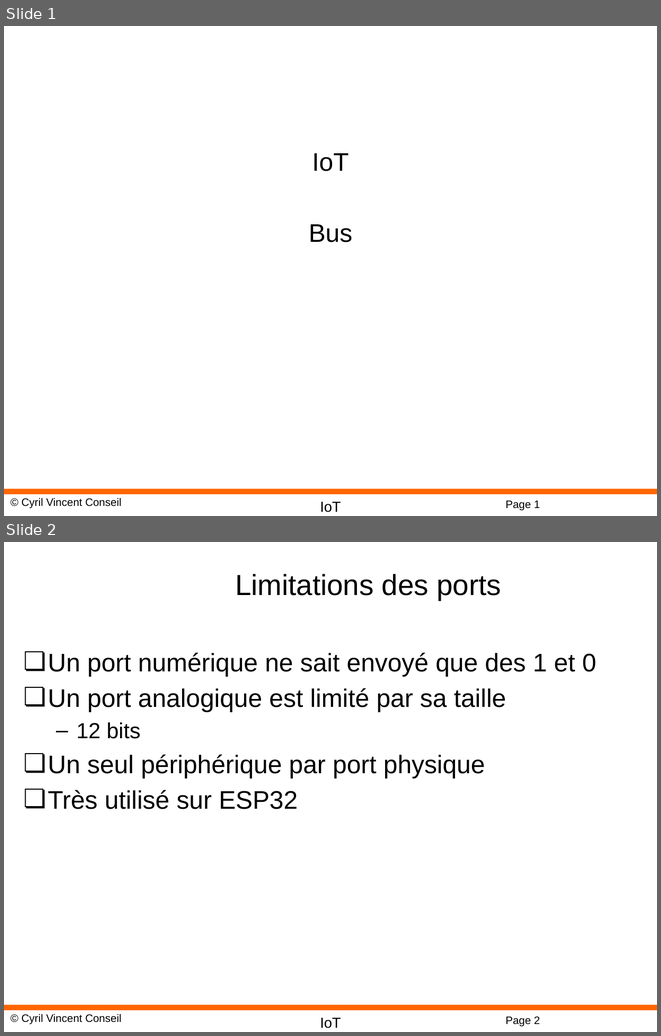
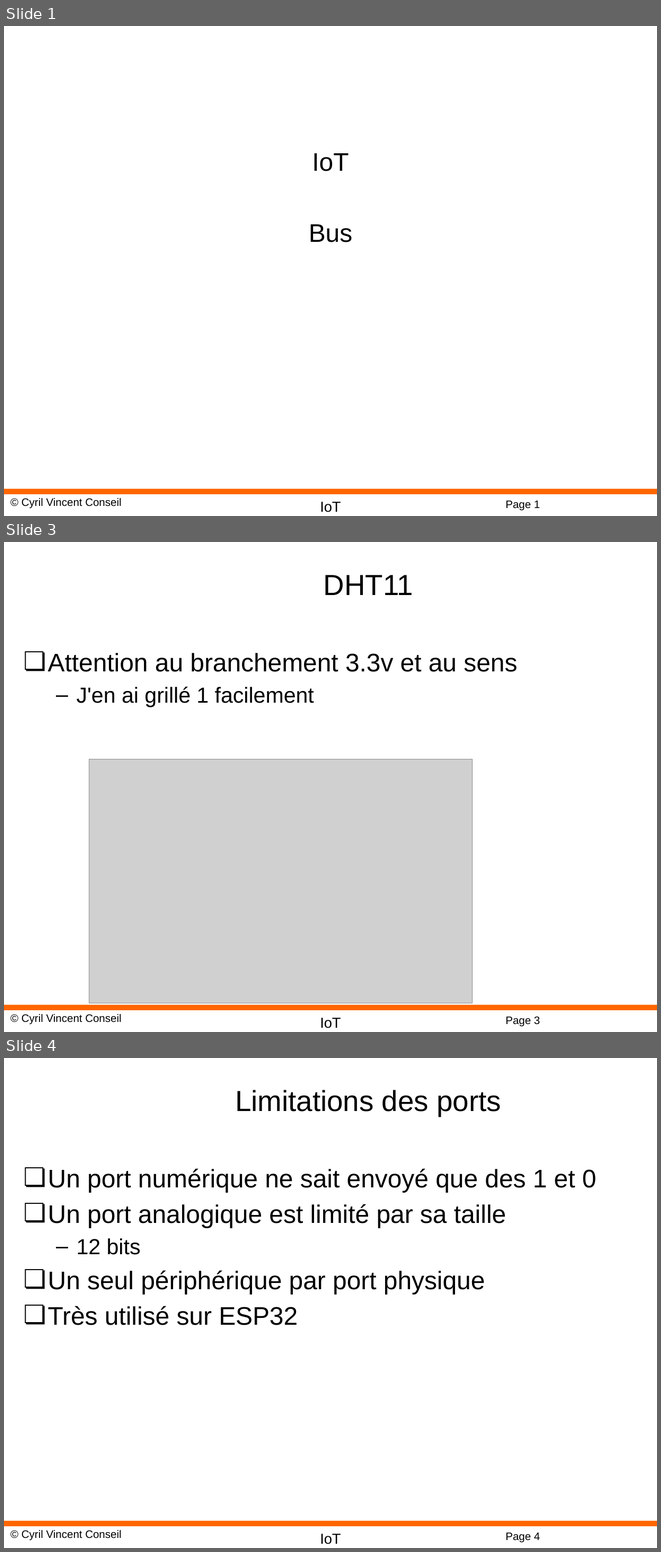
Before and after one commit to cyrilvincent/IoT, a slide deck: ppt/IoT20-MicropythonBus.pptx. Shown one above the other, each under a label of ours: slides 1 and 2 before the commit, slides 1, 3 and 4 after it; the slides between them are not shown. The pictures are 661x1036 and 661x1552 pixels, drawn with LibreOffice and Linux fonts; fonts in the diff are those of the drawing; grey boxes stand for pictures; background and template pictures are left out. Boxes give left, top, right and bottom in pixels: in the first picture for what was removed or moved away, otherwise in the second. Text is boxed around its words. In the diff, an @@ line names an element or a change of style, - is before the commit and + after.

```diff
--- a/ppt/IoT20-MicropythonBus.pptx
+++ b/ppt/IoT20-MicropythonBus.pptx
@@ slide 3 added at (4, 542, 657, 1032), background #FFFFFF; not listed: 4 template elements that a slide beside it also shows @@
@@ title added at (324, 575, 413, 595), 32 pt, text #000000 @@
+DHT11
@@ text added at (48, 653, 517, 707), 28 pt, text #000000 @@
+❏ Attention au branchement 3.3v et au sens
+  – J'en ai grillé 1 facilement
@@ picture added at (89, 759, 472, 1003) @@
@@ what was slide 2 is now slide 4 @@
@@ page number at (505, 1532, 540, 1542): text changed @@
-Page 2
+Page 4
```
Also in this commit, not shown: 1 other slide added, 19 other files.
